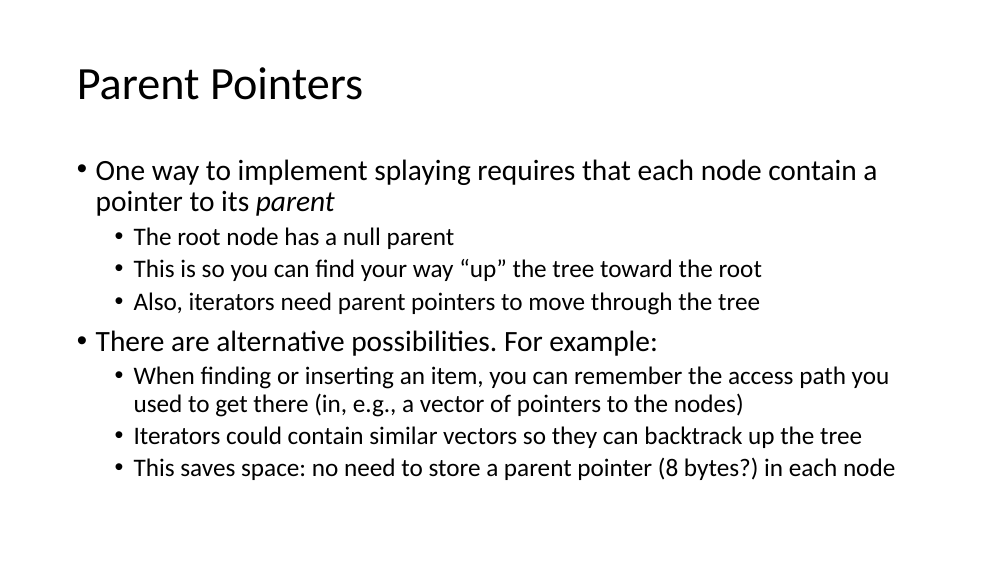
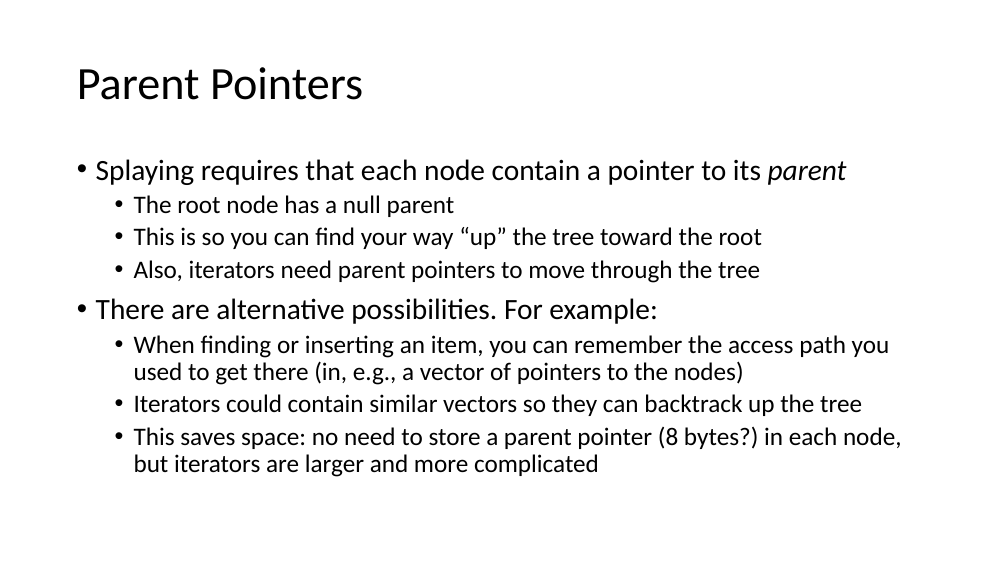
Before and after one commit to pchapin/cpp, a slide deck: slide 18 of SplayTree/SplayTrees.pptx. Drawn at 1008x567 pixels with LibreOffice and Linux fonts; fonts in the diff are those of the drawing. Boxes give left, top, right and bottom in pixels: in the first picture for what was removed or moved away, otherwise in the second. Text is boxed around its words. In the diff, an @@ line names an element or a change of style, - is before the commit and + after.

Commit message:
More work on the SplayTrees presentation.

```diff
--- a/SplayTree/SplayTrees.pptx
+++ b/SplayTree/SplayTrees.pptx
@@ text at (x1=96, y1=159, x2=847, y2=185): text changed @@
-• One way to implement splaying requires that each node contain a pointer to its parent
+• Splaying requires that each node contain a pointer to its parent
@@ text at (x1=134, y1=427, x2=902, y2=477): text changed @@
-  • This saves space: no need to store a parent pointer (8 bytes?) in each node
+  • This saves space: no need to store a parent pointer (8 bytes?) in each node, but iterators are larger and more complicated
```
Also in this commit, not shown: 8 other slides changed, 4 slides added.
